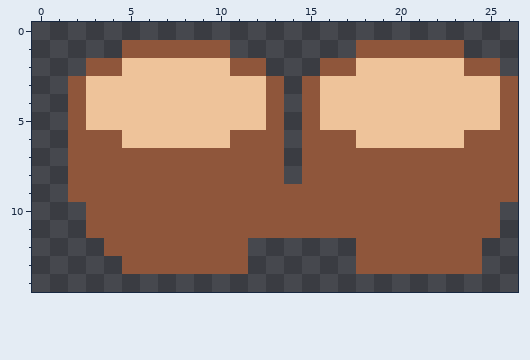
Pixel-art sprite -- art/Instruments/bongosOverworld/bongo.png. Above, as it was before the edit.
The file is 30x30 pixels. The old version is drawn lined up with the new one, on the new canvas.
New version:
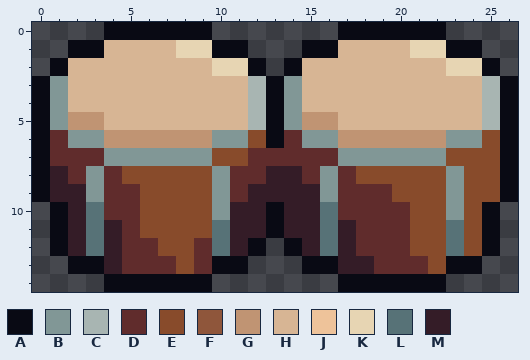
Palette (. is transparent): A #090a14  B #819796  C #a8b5b2  D #602c2c  E #884b2b  F #8f563b  G #c09473  H #d7b594  J #eec39a  K #e7d5b3  L #577277  M #341c27
Diff:
canvas 30x30 -> 27x15, the old top-left corner now at -1,-9 (the part of the old canvas that was cut away was empty and is not shown)
@@ x 0..26 @@
- 0 ...........................
- 1 .....FFFFFF.......FFFFFF...
- 2 ...FFJJJJJJFF...FFJJJJJJFF.
- 3 ..FJJJJJJJJJJF.FJJJJJJJJJJF
- 4 ..FJJJJJJJJJJF.FJJJJJJJJJJF
- 5 ..FJJJJJJJJJJF.FJJJJJJJJJJF
- 6 ..FFFJJJJJJFFF.FFFJJJJJJFFF
- 7 ..FFFFFFFFFFFF.FFFFFFFFFFFF
- 8 ..FFFFFFFFFFFF.FFFFFFFFFFFF
- 9 ..FFFFFFFFFFFFFFFFFFFFFFFFF
-10 ...FFFFFFFFFFFFFFFFFFFFFFF.
-11 ...FFFFFFFFFFFFFFFFFFFFFFF.
-12 ....FFFFFFFF......FFFFFFF..
-13 .....FFFFFFF......FFFFFFF..
-14 ...........................
+ 0 ....AAAAAA.......AAAAAA....
+ 1 ..AAHHHHKKAA...AAHHHHKKAA..
+ 2 .AHHHHHHHHKKA.AHHHHHHHHKKA.
+ 3 ABHHHHHHHHHHCABHHHHHHHHHHCA
+ 4 ABHHHHHHHHHHCABHHHHHHHHHHCA
+ 5 ABGGHHHHHHHHCABGGHHHHHHHHCA
+ 6 ADBBGGGGGGBBEADBBGGGGGGBBEA
+ 7 ADDDBBBBBBEEDDDDDBBBBBBEEEA
+ 8 AMDBDEEEEEBDDMMDBDEEEEEBEEA
+ 9 AMMBDDEEEEBDMMMMBDDDEEEBEEA
+10 .AMLDDEEEEBMMAMMLDDDDEEBEA.
+11 .AMLMDEEEELMMAMMLMDDDEELEA.
+12 .AMLMDDEEDLMA.AMLMDDDEELEA.
+13 ..AAMDDDEDAA...AAMMDDDEAA..
+14 ....AAAAAA.......AAAAAA....
